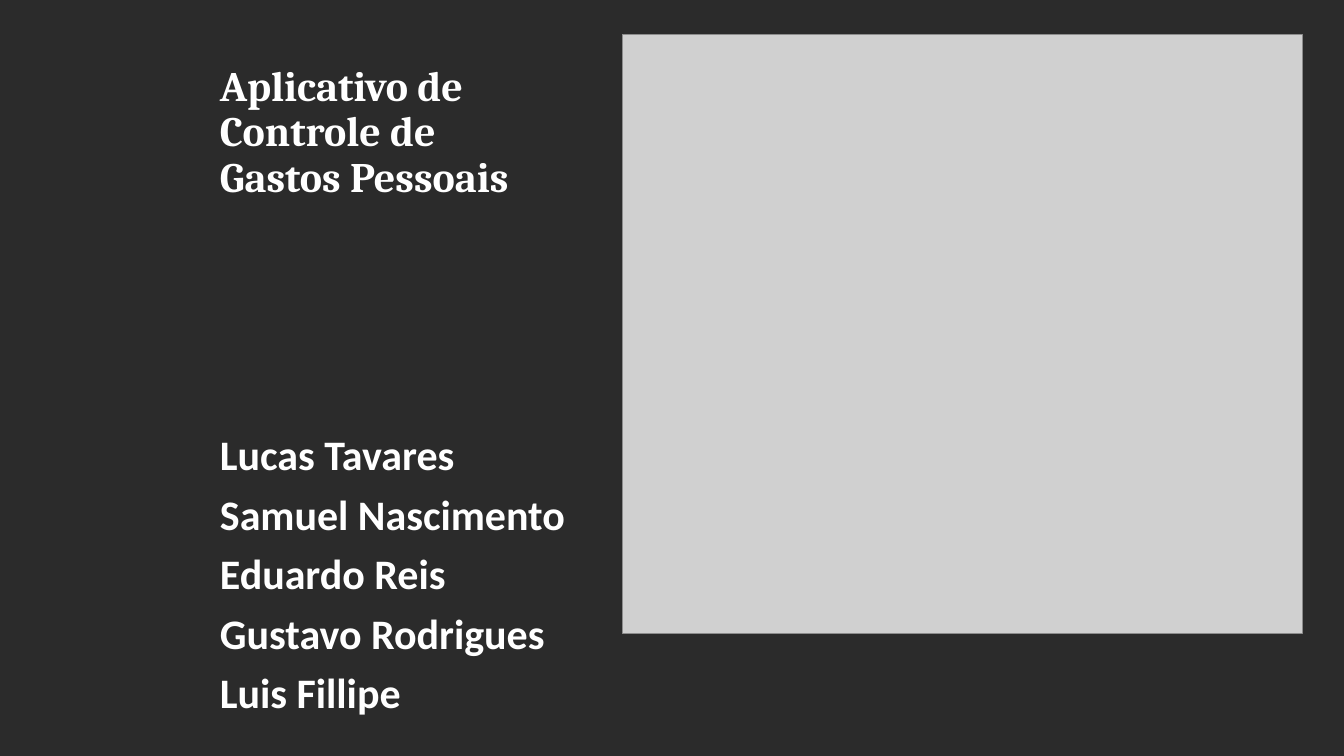
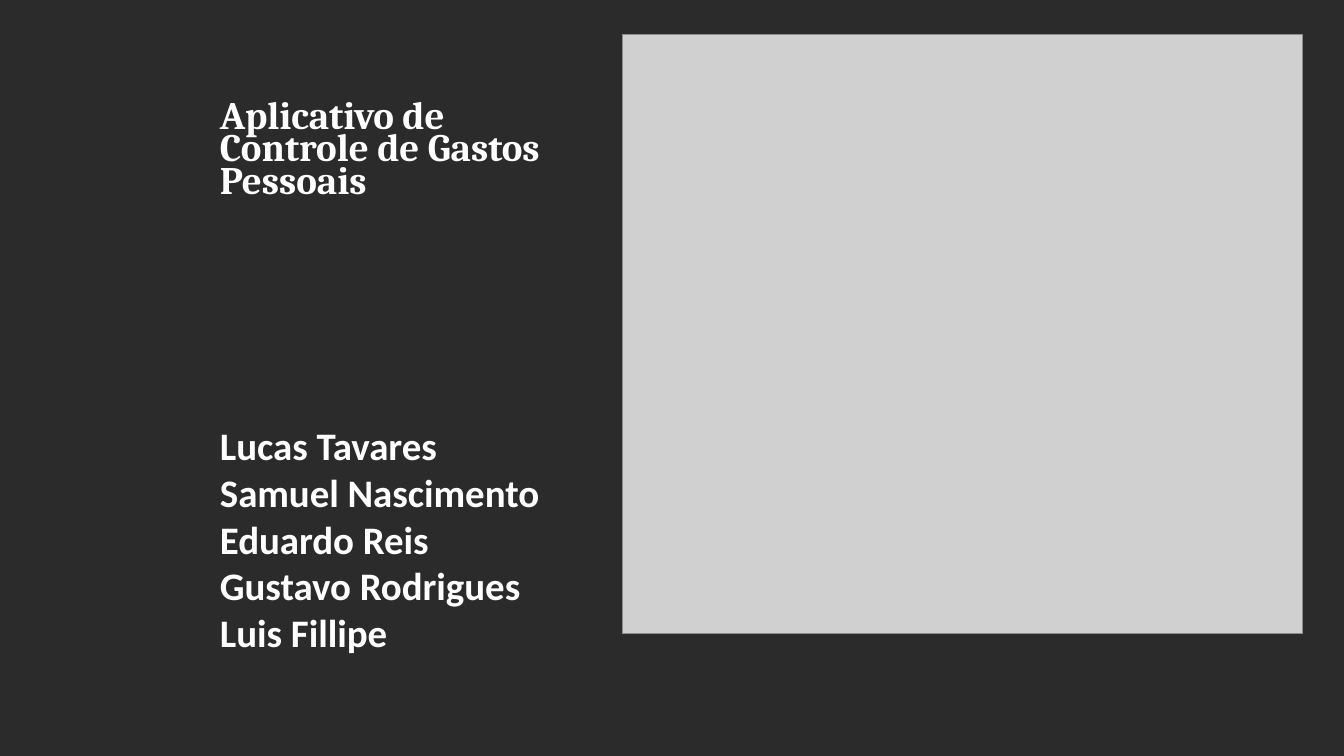
Before and after one commit to ltos2105-debug/Valora, a slide deck: slide 1 of 03-Documentos/VALORA (1).pptx. Drawn at 1344x756 pixels with LibreOffice and Linux fonts; fonts in the diff are those of the drawing; grey boxes stand for pictures; background and template pictures are left out; a plain dark background stands for a picture behind light text. Boxes give left, top, right and bottom in pixels: in the first picture for what was removed or moved away, otherwise in the second. Text is boxed around its words. In the diff, an @@ line names an element or a change of style, - is before the commit and + after.

```diff
--- a/03-Documentos/VALORA (1).pptx
+++ b/03-Documentos/VALORA (1).pptx
@@ title "Aplicativo de Controle de Gastos ..." at bbox=[220, 102, 540, 195]: size 30 to 27.8 pt; line spacing 0.9 to 0.7 @@
@@ text "Lucas Tavares" at bbox=[220, 434, 540, 653]: size 30 to 27.8 pt; line spacing 0.9 to 0.7 @@
```
Also in this commit, not shown: 8 other slides changed, 1 slide added, 1 slide removed.
